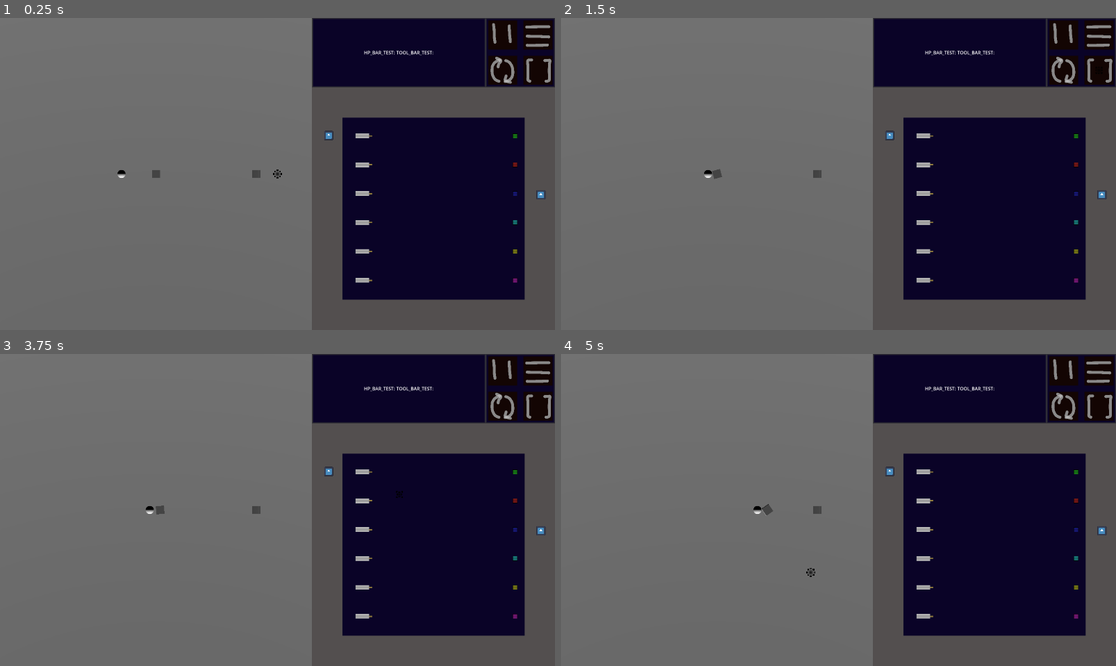
Above: before the commit, frames 1-4 (two rows, left to right).
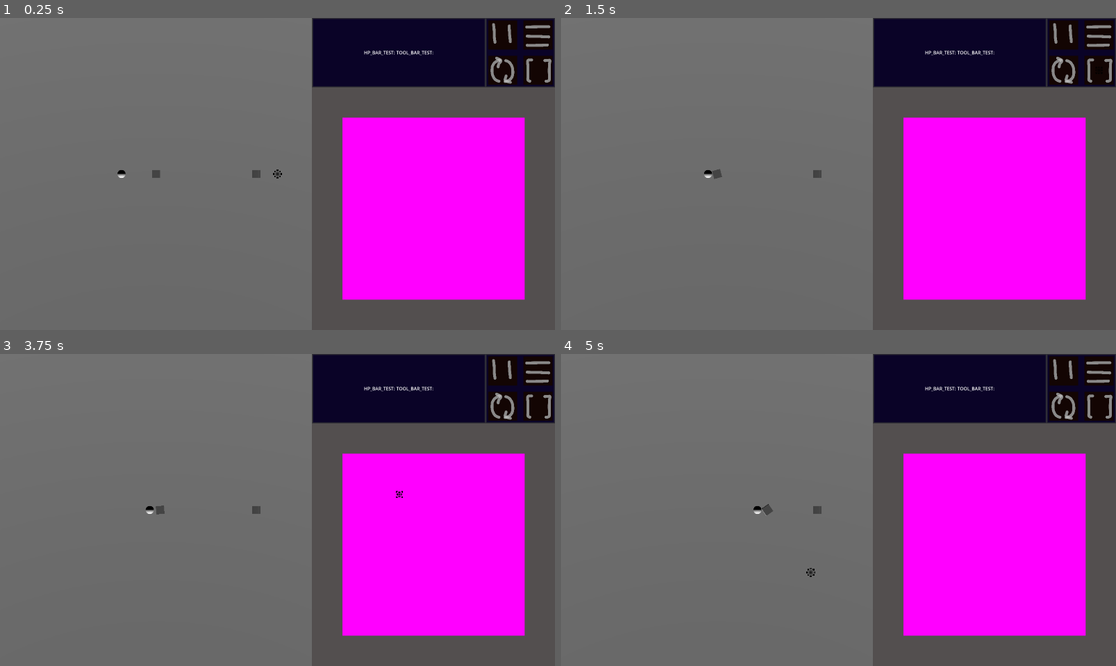
Above: after the commit, the same moments.

Repository: ponosnarassvete/space-shooter
Game: Godot game, scene res://scenes/core_scene_node.tscn
The game is run twice, just before and just after one commit, with the same random seed, the same clock (stepped at 60 frames per second) and the same inputs. The engine's default icon, where the game draws it, is replaced by a stand-in: a white triangle on a blue panel in a dark square.
Inputs (mouse positions are in pixels of both pictures, inside the frame that each line leads up to):
- Up to frame 1 (0.25 s): no input
- Up to frame 2 (1.5 s): click (1066, 71) at 0.5 s; click (1099, 71) at 1.25 s
- Up to frame 3 (3.75 s): click (538, 369) at 2 s; click (505, 369) at 2.75 s; tap Enter at 3.5 s; move the mouse to (399, 494) at 3.52 s; press the mouse at (399, 494) at 3.53 s; hold D (player_right) from 3.53 s (still down)
- Up to frame 4 (5 s): release D (player_right) at 4.25 s; release the mouse at (960, 494) at 4.25 s; tap Space at 4.25 s; drag from (727, 525) to (810, 572) at 4.27 s

The runs differ from the first frame. In frame 1, 19% of the frame differs, in the area x 58-99%, y 31-91%; in frame 2, 19%; in frame 3, 19%; in frame 4, 19%.

Commit message:
redoing the dragging
(debugging the multiple drag bug)

Diff:
--- a/project.godot
+++ b/project.godot
@@ -11,7 +11,7 @@
 [application]
 
 config/name="Echo//Decommission"
-config/version="221124-pre-alpha"
+config/version="261124-pre-alpha"
 run/main_scene="res://scenes/core_scene_node.tscn"
 config/features=PackedStringArray("4.3", "Forward Plus")
 config/icon="res://icon.svg"
--- a/scenes/core_scene_node.tscn
+++ b/scenes/core_scene_node.tscn
@@ -15,7 +15,7 @@
 [node name="Core_Scene_Node" type="Node"]
 
 [node name="SubViewportContainer" type="SubViewportContainer" parent="."]
-z_index = 1
+z_index = 20
 offset_right = 40.0
 offset_bottom = 40.0
 
@@ -85,6 +85,17 @@
 [node name="Puzzle_Test" parent="Interface/NinePatchRect/Puzzle" index="2" node_paths=PackedStringArray("interaction_area") instance=ExtResource("8_2lt5n")]
 interaction_area = NodePath("../../../../SubViewportContainer/SubViewport/Puzzle_Box_Test/Interaction_Area_3D")
 
+[node name="Panel" parent="Interface/NinePatchRect/Puzzle" index="3" node_paths=PackedStringArray("left_door", "right_door")]
+left_door = NodePath("left_door")
+right_door = NodePath("right_door")
+offset_x = 400.0
+
+[node name="left_door" parent="Interface/NinePatchRect/Puzzle/Panel" index="0"]
+position = Vector2(600, 416)
+
+[node name="right_door" parent="Interface/NinePatchRect/Puzzle/Panel" index="1"]
+position = Vector2(232, 416)
+
 [node name="Menus" parent="Interface/NinePatchRect" index="2"]
 offset_right = 0.000244141
 offset_bottom = 0.000244141
@@ -96,6 +107,8 @@
 offset_x = 6.0
 offset_y = 6.0
 
+[connection signal="sesame" from="Interface/NinePatchRect/Puzzle/Puzzle_Test" to="Interface/NinePatchRect/Puzzle/Panel" method="sesame"]
+
 [editable path="SubViewportContainer/SubViewport/Characters/Player_Node"]
 [editable path="SubViewportContainer/SubViewport/Characters/Enemy_Node"]
 [editable path="SubViewportContainer/SubViewport/Puzzle_Box_Test"]
--- a/scenes/objects/base_rubbish.tscn
+++ b/scenes/objects/base_rubbish.tscn
@@ -1,9 +1,12 @@
-[gd_scene load_steps=5 format=3 uid="uid://cu4m2gm5eoqge"]
+[gd_scene load_steps=6 format=3 uid="uid://cu4m2gm5eoqge"]
 
 [ext_resource type="Texture2D" uid="uid://dl1ihisy42byl" path="res://textures/objects/puzzle/rubbish.png" id="1_e45g1"]
 [ext_resource type="Script" path="res://scripts/objects/puzzles/rubbish.gd" id="2_2516y"]
-[ext_resource type="Script" path="res://scripts/objects/puzzles/wires/dragging_2d.gd" id="2_nyihe"]
 [ext_resource type="Script" path="res://scripts/objects/puzzles/wires/clamp_2d.gd" id="3_eiuy8"]
+[ext_resource type="PackedScene" uid="uid://2vlapxtnt7ur" path="res://scenes/usables/dragging_2d.tscn" id="3_s12th"]
+
+[sub_resource type="RectangleShape2D" id="RectangleShape2D_sfm63"]
+size = Vector2(128, 128)
 
 [node name="Base_Rubbish" type="Sprite2D"]
 texture_filter = 2
@@ -12,13 +15,12 @@
 region_rect = Rect2(-1, 1, 130, 126)
 script = ExtResource("2_2516y")
 
-[node name="Dragging_2D" type="Node" parent="." node_paths=PackedStringArray("sprite")]
-script = ExtResource("2_nyihe")
+[node name="Dragging_2D" parent="." node_paths=PackedStringArray("sprite") instance=ExtResource("3_s12th")]
 sprite = NodePath("..")
+
+[node name="Drag_Area_2D" type="CollisionShape2D" parent="Dragging_2D"]
+shape = SubResource("RectangleShape2D_sfm63")
 
 [node name="Clamp_2D" type="Node" parent="." node_paths=PackedStringArray("object")]
 script = ExtResource("3_eiuy8")
 object = NodePath("..")
-
-[connection signal="dropped" from="Dragging_2D" to="Clamp_2D" method="on_off"]
-[connection signal="picked" from="Dragging_2D" to="Clamp_2D" method="on_off"]
--- /dev/null
+++ b/scenes/objects/clickable.gd
@@ -0,0 +1,18 @@
+class_name Clickable_2D
+extends Area2D
+
+signal click
+
+var id: int = -1
+
+func _ready() -> void:
+	var parent_obj = get_parent()
+	if "id" in parent_obj:
+		id = get_parent().id
+
+func _input(event: InputEvent) -> void:
+	if event is InputEventMouseButton and event.button_index == MOUSE_BUTTON_LEFT:
+		click.emit(id)
+
+func on_click():
+	print("Click")
--- a/scenes/objects/puzzle_test.tscn
+++ b/scenes/objects/puzzle_test.tscn
@@ -1,24 +1,14 @@
-[gd_scene load_steps=14 format=3 uid="uid://50qtdeu7u7l4"]
+[gd_scene load_steps=8 format=3 uid="uid://50qtdeu7u7l4"]
 
 [ext_resource type="Script" path="res://scripts/objects/puzzles/puzzle_test.gd" id="1_ac74t"]
 [ext_resource type="PackedScene" uid="uid://cu4m2gm5eoqge" path="res://scenes/objects/base_rubbish.tscn" id="2_iu1fb"]
 [ext_resource type="PackedScene" uid="uid://d0os6vikfl7nt" path="res://scenes/objects/wire.tscn" id="3_un02x"]
 [ext_resource type="Script" path="res://scripts/objects/puzzles/connection_check.gd" id="4_kmqxb"]
 [ext_resource type="Script" path="res://scripts/objects/puzzles/wires/energy_parameters.gd" id="6_r6s8j"]
-[ext_resource type="Texture2D" uid="uid://ge8jgblq5xo6" path="res://icon.svg" id="7_04u6i"]
 [ext_resource type="PackedScene" uid="uid://cnquc8dj1us56" path="res://scenes/objects/target.tscn" id="8_a0u4r"]
-[ext_resource type="Script" path="res://scenes/objects/sprite_2d_2.gd" id="8_wy71b"]
-[ext_resource type="Script" path="res://scripts/objects/puzzles/open_sessame.gd" id="9_2yj5m"]
-
-[sub_resource type="Resource" id="Resource_myiu6"]
-script = ExtResource("6_r6s8j")
 
 [sub_resource type="Resource" id="Resource_b8wkr"]
 script = ExtResource("6_r6s8j")
-
-[sub_resource type="PlaceholderTexture2D" id="PlaceholderTexture2D_gkoaa"]
-
-[sub_resource type="PlaceholderTexture2D" id="PlaceholderTexture2D_t0lu5"]
 
 [node name="Puzzle_Test" type="Node"]
 script = ExtResource("1_ac74t")
@@ -27,6 +17,10 @@
 [node name="Base_Rubbish" parent="." instance=ExtResource("2_iu1fb")]
 visible = false
 position = Vector2(1508, 649)
+id = 12000
+
+[node name="Dragging_2D" parent="Base_Rubbish" index="0"]
+snap_threshold = 20
 
 [node name="Clamp_2D" parent="Base_Rubbish" index="1" node_paths=PackedStringArray("interface_rect")]
 interface_rect = NodePath("../../ReferenceRect")
@@ -76,7 +70,9 @@
 position = Vector2(1261, 408)
 scale = Vector2(0.25, 0.25)
 id = 11000
-energy_par = SubResource("Resource_myiu6")
+
+[node name="Dragging_2D" parent="Wires_and_Targets/Wire1" index="0"]
+snap_threshold = 20
 
 [node name="Clamp_2D" parent="Wires_and_Targets/Wire1" index="1" node_paths=PackedStringArray("interface_rect")]
 interface_rect = NodePath("../../../ReferenceRect")
@@ -87,6 +83,9 @@
 id = 11001
 energy_par = SubResource("Resource_b8wkr")
 
+[node name="Dragging_2D" parent="Wires_and_Targets/Wire2" index="0"]
+snap_threshold = 20
+
 [node name="Clamp_2D" parent="Wires_and_Targets/Wire2" index="1" node_paths=PackedStringArray("interface_rect")]
 interface_rect = NodePath("../../../ReferenceRect")
 
@@ -94,6 +93,9 @@
 position = Vector2(1261, 608)
 scale = Vector2(0.25, 0.25)
 id = 11002
+
+[node name="Dragging_2D" parent="Wires_and_Targets/Wire3" index="0"]
+snap_threshold = 20
 
 [node name="Clamp_2D" parent="Wires_and_Targets/Wire3" index="1" node_paths=PackedStringArray("interface_rect")]
 interface_rect = NodePath("../../../ReferenceRect")
@@ -103,6 +105,9 @@
 scale = Vector2(0.25, 0.25)
 id = 11003
 
+[node name="Dragging_2D" parent="Wires_and_Targets/Wire4" index="0"]
+snap_threshold = 20
+
 [node name="Clamp_2D" parent="Wires_and_Targets/Wire4" index="1" node_paths=PackedStringArray("interface_rect")]
 interface_rect = NodePath("../../../ReferenceRect")
 
@@ -110,6 +115,9 @@
 position = Vector2(1261, 808)
 scale = Vector2(0.25, 0.25)
 id = 11004
+
+[node name="Dragging_2D" parent="Wires_and_Targets/Wire5" index="0"]
+snap_threshold = 20
 
 [node name="Clamp_2D" parent="Wires_and_Targets/Wire5" index="1" node_paths=PackedStringArray("interface_rect")]
 interface_rect = NodePath("../../../ReferenceRect")
@@ -119,41 +127,13 @@
 scale = Vector2(0.25, 0.25)
 id = 11005
 
+[node name="Dragging_2D" parent="Wires_and_Targets/Wire6" index="0"]
+snap_threshold = 20
+
 [node name="Clamp_2D" parent="Wires_and_Targets/Wire6" index="1" node_paths=PackedStringArray("interface_rect")]
 interface_rect = NodePath("../../../ReferenceRect")
 
-[node name="Sprite2D" type="Sprite2D" parent="Wires_and_Targets"]
-z_index = 20
-position = Vector2(1137, 407)
-scale = Vector2(0.25, 0.25)
-texture = ExtResource("7_04u6i")
-
-[node name="Sprite2D2" type="Sprite2D" parent="Wires_and_Targets"]
-z_index = 20
-position = Vector2(1871, 612)
-scale = Vector2(0.25, 0.25)
-texture = ExtResource("7_04u6i")
-script = ExtResource("8_wy71b")
-
-[node name="Panel" type="Node2D" parent="."]
-z_index = 18
-script = ExtResource("9_2yj5m")
-
-[node name="left_door" type="Sprite2D" parent="Panel"]
-visible = false
-position = Vector2(1300.5, 665.5)
-scale = Vector2(355, 723)
-texture = SubResource("PlaceholderTexture2D_gkoaa")
-
-[node name="right_door" type="Sprite2D" parent="Panel"]
-visible = false
-position = Vector2(1669, 666)
-scale = Vector2(385, 723)
-texture = SubResource("PlaceholderTexture2D_t0lu5")
-
 [connection signal="rubbish" from="." to="Base_Rubbish" method="init"]
-[connection signal="sesame" from="." to="Panel" method="open_sesame"]
-[connection signal="connected" from="Wires_and_Targets/Target3" to="Wires_and_Targets/Sprite2D2" method="_juicy"]
 [connection signal="connecting" from="Wires_and_Targets/Wire1" to="Wires_and_Targets/Connection_Table" method="connect_objs"]
 [connection signal="disconnecting" from="Wires_and_Targets/Wire1" to="Wires_and_Targets/Connection_Table" method="disconnect_objs"]
 [connection signal="connecting" from="Wires_and_Targets/Wire2" to="Wires_and_Targets/Connection_Table" method="connect_objs"]
--- a/scenes/objects/wire.tscn
+++ b/scenes/objects/wire.tscn
@@ -1,22 +1,26 @@
-[gd_scene load_steps=5 format=3 uid="uid://d0os6vikfl7nt"]
+[gd_scene load_steps=6 format=3 uid="uid://d0os6vikfl7nt"]
 
 [ext_resource type="Texture2D" uid="uid://b7hs8oabdsa00" path="res://textures/objects/puzzle/wire_end.png" id="1_e8jxw"]
-[ext_resource type="Script" path="res://scripts/objects/puzzles/wires/dragging_2d.gd" id="2_e24ae"]
 [ext_resource type="Script" path="res://scripts/objects/puzzles/wires/energy_wire.gd" id="2_gydaj"]
 [ext_resource type="Script" path="res://scripts/objects/puzzles/wires/clamp_2d.gd" id="3_l43b7"]
+[ext_resource type="PackedScene" uid="uid://2vlapxtnt7ur" path="res://scenes/usables/dragging_2d.tscn" id="3_m5o22"]
+
+[sub_resource type="RectangleShape2D" id="RectangleShape2D_vb0hr"]
+size = Vector2(256, 64)
 
 [node name="Wire" type="Sprite2D"]
 texture = ExtResource("1_e8jxw")
 script = ExtResource("2_gydaj")
 
-[node name="Dragging_2D" type="Node" parent="." node_paths=PackedStringArray("sprite")]
-script = ExtResource("2_e24ae")
+[node name="Dragging_2D" parent="." node_paths=PackedStringArray("sprite") instance=ExtResource("3_m5o22")]
 sprite = NodePath("..")
+
+[node name="Drag_Collision_2D" type="CollisionShape2D" parent="Dragging_2D"]
+shape = SubResource("RectangleShape2D_vb0hr")
 
 [node name="Clamp_2D" type="Node" parent="." node_paths=PackedStringArray("object")]
 script = ExtResource("3_l43b7")
 object = NodePath("..")
 
-[connection signal="connected" from="Dragging_2D" to="." method="wire_connected"]
 [connection signal="dropped" from="Dragging_2D" to="." method="connection_check"]
 [connection signal="picked" from="Dragging_2D" to="." method="wire_disconnected"]
--- a/scenes/ui/interface.tscn
+++ b/scenes/ui/interface.tscn
@@ -1,9 +1,10 @@
-[gd_scene load_steps=10 format=3 uid="uid://cmw6j72tvj6wm"]
+[gd_scene load_steps=13 format=3 uid="uid://cmw6j72tvj6wm"]
 
 [ext_resource type="Texture2D" uid="uid://ccdftwsqpmssk" path="res://textures/ui/Interface_Test.png" id="1_ib444"]
 [ext_resource type="Texture2D" uid="uid://dukhygl1c8uus" path="res://textures/ui/menu.png" id="2_6mw11"]
 [ext_resource type="Texture2D" uid="uid://c6a7gj0ghf4vu" path="res://textures/ui/puzzle_fg.png" id="2_xhol5"]
 [ext_resource type="Texture2D" uid="uid://xp12wym37u45" path="res://textures/ui/log.png" id="3_imiq7"]
+[ext_resource type="Script" path="res://scripts/objects/puzzles/open_sessame.gd" id="3_ywim3"]
 [ext_resource type="Texture2D" uid="uid://dbj263y1e1fpd" path="res://textures/ui/pause.png" id="4_bfbxc"]
 [ext_resource type="Texture2D" uid="uid://kvd7223kc4og" path="res://textures/ui/swap.png" id="5_aslnl"]
 
@@ -24,6 +25,10 @@
 border_width_bottom = 5
 border_color = Color(0.235294, 0.235294, 0.235294, 1)
 border_blend = true
+
+[sub_resource type="PlaceholderTexture2D" id="PlaceholderTexture2D_nialk"]
+
+[sub_resource type="PlaceholderTexture2D" id="PlaceholderTexture2D_byl6i"]
 
 [sub_resource type="StyleBoxFlat" id="StyleBoxFlat_sjmi4"]
 bg_color = Color(0.0394837, 0.0128438, 0.153247, 1)
@@ -89,6 +94,20 @@
 layout_mode = 2
 texture = ExtResource("2_xhol5")
 
+[node name="Panel" type="Node2D" parent="NinePatchRect/Puzzle"]
+z_index = 18
+script = ExtResource("3_ywim3")
+
+[node name="left_door" type="Sprite2D" parent="NinePatchRect/Puzzle/Panel"]
+position = Vector2(584, 680)
+scale = Vector2(355, 723)
+texture = SubResource("PlaceholderTexture2D_nialk")
+
+[node name="right_door" type="Sprite2D" parent="NinePatchRect/Puzzle/Panel"]
+position = Vector2(216, 656)
+scale = Vector2(385, 723)
+texture = SubResource("PlaceholderTexture2D_byl6i")
+
 [node name="Menus" type="MarginContainer" parent="NinePatchRect"]
 z_index = 5
 layout_mode = 1
--- /dev/null
+++ b/scenes/usables/dragging_2d.tscn
@@ -0,0 +1,12 @@
+[gd_scene load_steps=2 format=3 uid="uid://2vlapxtnt7ur"]
+
+[ext_resource type="Script" path="res://scripts/objects/puzzles/wires/dragging_2d.gd" id="1_2mtsl"]
+
+[node name="Dragging_2D" type="Area2D"]
+disable_mode = 2
+collision_priority = 5.0
+script = ExtResource("1_2mtsl")
+
+[connection signal="input_event" from="." to="." method="_on_input_event"]
+[connection signal="mouse_entered" from="." to="." method="_on_mouse_entered"]
+[connection signal="mouse_exited" from="." to="." method="_on_mouse_exited"]
--- a/scripts/character/player/interaction/interaction_area_3d.gd
+++ b/scripts/character/player/interaction/interaction_area_3d.gd
@@ -6,8 +6,8 @@
 var interact: Callable = func():
 	pass
 
-func _on_body_entered(body):
+func _on_body_entered(_body):
 	manager.register_area(self)
 
-func _on_body_exited(body):
+func _on_body_exited(_body):
 	manager.unregister_area(self)
--- a/scripts/init.gd
+++ b/scripts/init.gd
@@ -1,4 +1,4 @@
 extends Node
 
 func _ready() -> void:
-	Input.set_mouse_mode(Input.MouseMode.MOUSE_MODE_HIDDEN)
+	pass#Input.set_mouse_mode(Input.MouseMode.MOUSE_MODE_HIDDEN)
--- a/scripts/objects/puzzles/open_sessame.gd
+++ b/scripts/objects/puzzles/open_sessame.gd
@@ -2,6 +2,29 @@
 
 @export var left_door: Sprite2D
 @export var right_door: Sprite2D
+@export var offset_x: float = 200
+@export var offset_speed: float = 1.0
+var left_target_position: float = 0.0
+var right_target_position: float = 0.0
+var opening: bool = true
+var init: bool = false
 
-func open_sesame():
-	pass
+func _process(delta: float) -> void:
+	if init:
+		print("init_sesamed")
+		left_door.global_position.x = move_toward(left_door.global_position.x, left_target_position, offset_speed)
+		right_door.global_position.x = move_toward(right_door.global_position.x, right_target_position, offset_speed)
+		if left_door.global_position.x == left_target_position and right_door.global_position.x == right_target_position:
+			init = false
+
+func sesame():
+	print("sesame()")
+	init = true
+	if opening:
+		opening = false
+		left_target_position = left_door.global_position.x + offset_x
+		right_target_position = right_door.global_position.x - offset_x
+	else:
+		opening = true
+		left_target_position = left_door.global_position.x - offset_x
+		right_target_position = right_door.global_position.x + offset_x
--- a/scripts/objects/puzzles/rubbish.gd
+++ b/scripts/objects/puzzles/rubbish.gd
@@ -4,9 +4,14 @@
 @export var scale_lower: float = 1.0
 @export var child_offset: float = 500.0
 @export var amount: int = 5
+@export var id: int = -1
+var z_index_count = 0
+
 
 func scatter(object):
 		object.frame = randi() % hframes
+		object.z_index = z_index_count
+		z_index_count+=1
 		object.position.x += (randf()-0.5) * child_offset
 		object.position.y += (randf()-0.5) * child_offset
 		var obj_scale = randf_range(scale_lower, scale_upper)
--- a/scripts/objects/puzzles/wires/dragging_2d.gd
+++ b/scripts/objects/puzzles/wires/dragging_2d.gd
@@ -1,12 +1,11 @@
 class_name Dragging_2D
-extends Node
+extends Area2D
 
 @export var sprite: Sprite2D
 @export var snap_threshold: int = 20
 
 signal dropped
 signal picked
-signal connected
 
 var id: int = -1
 
@@ -15,6 +14,8 @@
 
 var offset = Vector2()  # Offset from the mouse to the sprite position when starting drag
 
+func _ready() -> void:
+	get_id()
 
 func get_id():
 		if "id" in sprite:
@@ -22,39 +23,68 @@
 		else:
 			id = -1
 
-func _input(event):
+func clicked():
+	if Input.is_action_just_released("player_shoot"):
+		currently_sprited = false
+		print("dropped_", id)
+		sprite.z_index -= 1
+		dropped.emit(id)
+	elif Input.is_action_pressed("player_shoot"):
+		currently_sprited = true
+		print("picked_", id)
+		sprite.z_index += 1
+		picked.emit(id)
 
-	if event is InputEventMouseButton:
-		if event.pressed and event.button_index == MOUSE_BUTTON_LEFT:
-			get_id()
-
-			# Check if the mouse is over the sprite (collision detection)
-			if is_mouse_over() and currently_sprited == false:
-				print("picked_", id)
-				picked.emit(id)
-				sprite.get_parent().move_child(sprite, 1)
-				dragging = true
-				currently_sprited = true
-				offset = sprite.global_position - event.position  # Calculate offset
-
-		elif not event.pressed and event.button_index == MOUSE_BUTTON_LEFT:
-			get_id()
-			if is_mouse_over():
-				sprite.get_parent().move_child(sprite, -1)
-				print("dropped_", id)
-				dropped.emit(id)
-
-			currently_sprited = false
-			dragging = false  # Stop dragging when mouse button is released
-
-	if event is InputEventMouseMotion and dragging:
-		sprite.global_position = event.position + offset
+#func _input(event):
+#
+	#if event is InputEventMouseButton:
+		#if event.pressed and event.button_index == MOUSE_BUTTON_LEFT:
+			#get_id()
+			#
+			## Check if the mouse is over the sprite (collision detection)
+			#if is_mouse_over() and currently_sprited == false:
+				#print("picked_", id)
+				#picked.emit(id)
+				#sprite.z_index += 1
+				#dragging = true
+				#currently_sprited = true
+				#offset = sprite.global_position - event.position  # Calculate offset
+			#
+		#elif not event.pressed and event.button_index == MOUSE_BUTTON_LEFT:
+			#get_id()
+			#if is_mouse_over():
+				#sprite.z_index -= 1
+				#print("dropped_", id)
+				#dropped.emit(id)
+			#
+			#currently_sprited = false
+			#dragging = false  # Stop dragging when mouse button is released
+	#
+	#if event is InputEventMouseMotion and dragging:
+		#sprite.global_position = event.position + offset
 
 
-func is_mouse_over() -> bool:
-	# Check if the mouse is over the sprite
-	var mouse_pos = get_viewport().get_mouse_position()
-	return (mouse_pos.x > sprite.global_position.x - sprite.get_rect().size.x * sprite.scale.x / 2 and
-			mouse_pos.x < sprite.global_position.x + sprite.get_rect().size.x * sprite.scale.x / 2 and
-			mouse_pos.y > sprite.global_position.y - sprite.get_rect().size.y * sprite.scale.y / 2 and
-			mouse_pos.y < sprite.global_position.y + sprite.get_rect().size.y * sprite.scale.y / 2)
+#func is_mouse_over() -> bool:
+	## Check if the mouse is over the sprite
+	#var mouse_pos = get_viewport().get_mouse_position()
+	#return (mouse_pos.x > sprite.global_position.x - sprite.get_rect().size.x * sprite.scale.x / 2 and
+			#mouse_pos.x < sprite.global_position.x + sprite.get_rect().size.x * sprite.scale.x / 2 and
+			#mouse_pos.y > sprite.global_position.y - sprite.get_rect().size.y * sprite.scale.y / 2 and
+			#mouse_pos.y < sprite.global_position.y + sprite.get_rect().size.y * sprite.scale.y / 2)
+
+
+func _on_input_event(viewport: Node, event: InputEvent, shape_idx: int) -> void:
+	print("input_", viewport)
+	if event is InputEventMouseButton and event.button_index == MOUSE_BUTTON_LEFT:
+
+		if currently_sprited:
+			sprite.global_position = event.position + offset
+
+
+func _on_mouse_entered() -> void:
+	print("mouse_entered")
+	dragging = true
+
+func _on_mouse_exited() -> void:
+	print("mouse_exited")
+	dragging = false
